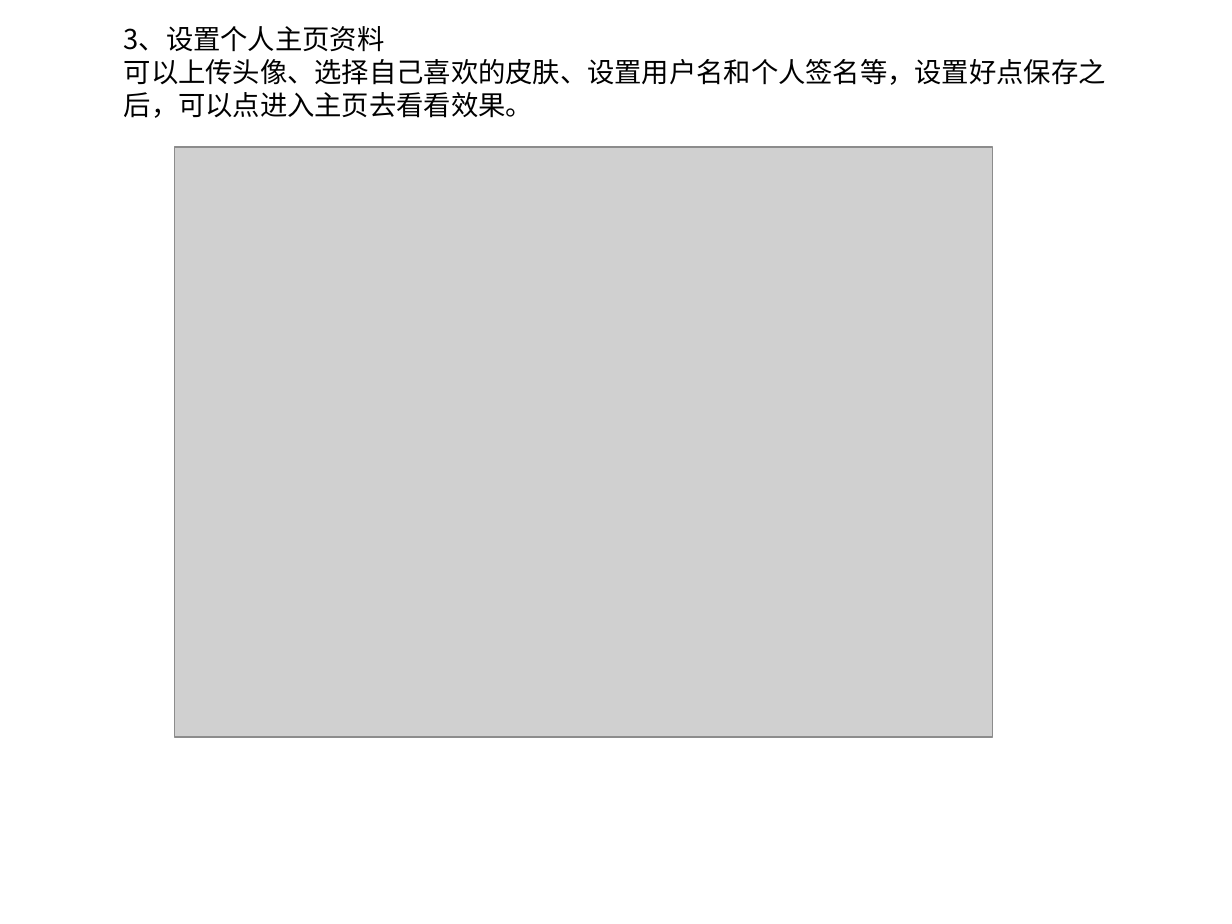
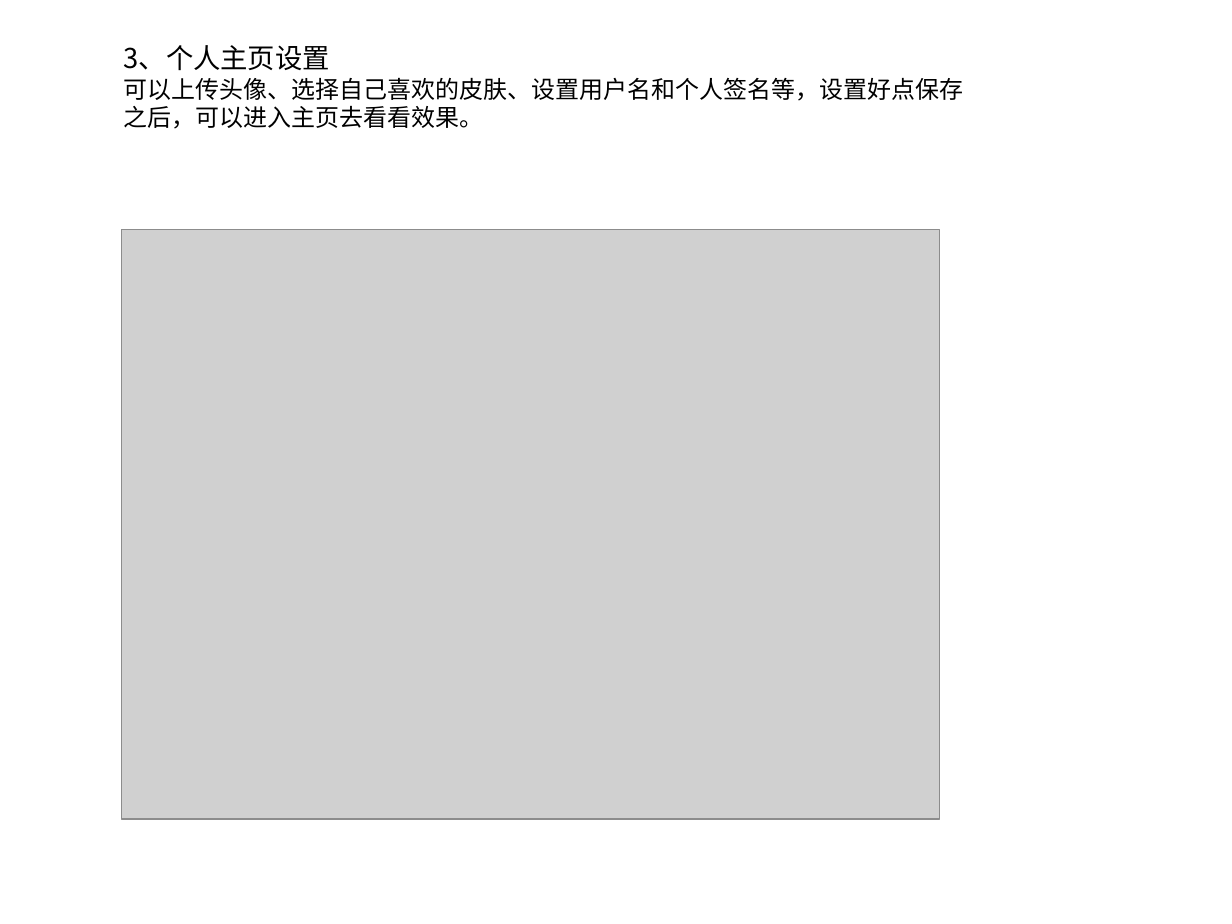
Before and after one commit to csdusunlight/qudao, a slide deck: slide 4 of static/download/福利联盟新人指南.ppt (slide 5 before the commit). Drawn at 1232x924 pixels with LibreOffice and Linux fonts; fonts in the diff are those of the drawing; grey boxes stand for pictures; background and template pictures are left out. Boxes give left, top, right and bottom in pixels: in the first picture for what was removed or moved away, otherwise in the second. Text is boxed around its words. In the diff, an @@ line names an element or a change of style, - is before the commit and + after.

```diff
--- a/static/download/福利联盟新人指南.ppt
+++ b/static/download/福利联盟新人指南.ppt
@@ text at <box>124,45,964,129</box>: text changed; size 16 to 14 pt @@
-3、设置个人主页资料
-可以上传头像、选择自己喜欢的皮肤、设置用户名和个人签名等，设置好点保存之后，可以点进入主页去看看效果。
+3、个人主页设置
+可以上传头像、选择自己喜欢的皮肤、设置用户名和个人签名等，设置好点保存之后，可以进入主页去看看效果。
@@ picture: place and size @@
-picture at <box>175,147,993,737</box>
+picture at <box>121,229,939,819</box>
```
Also in this commit, not shown: 9 other slides changed, 8 slides added, 4 slides removed, 4 other files.
